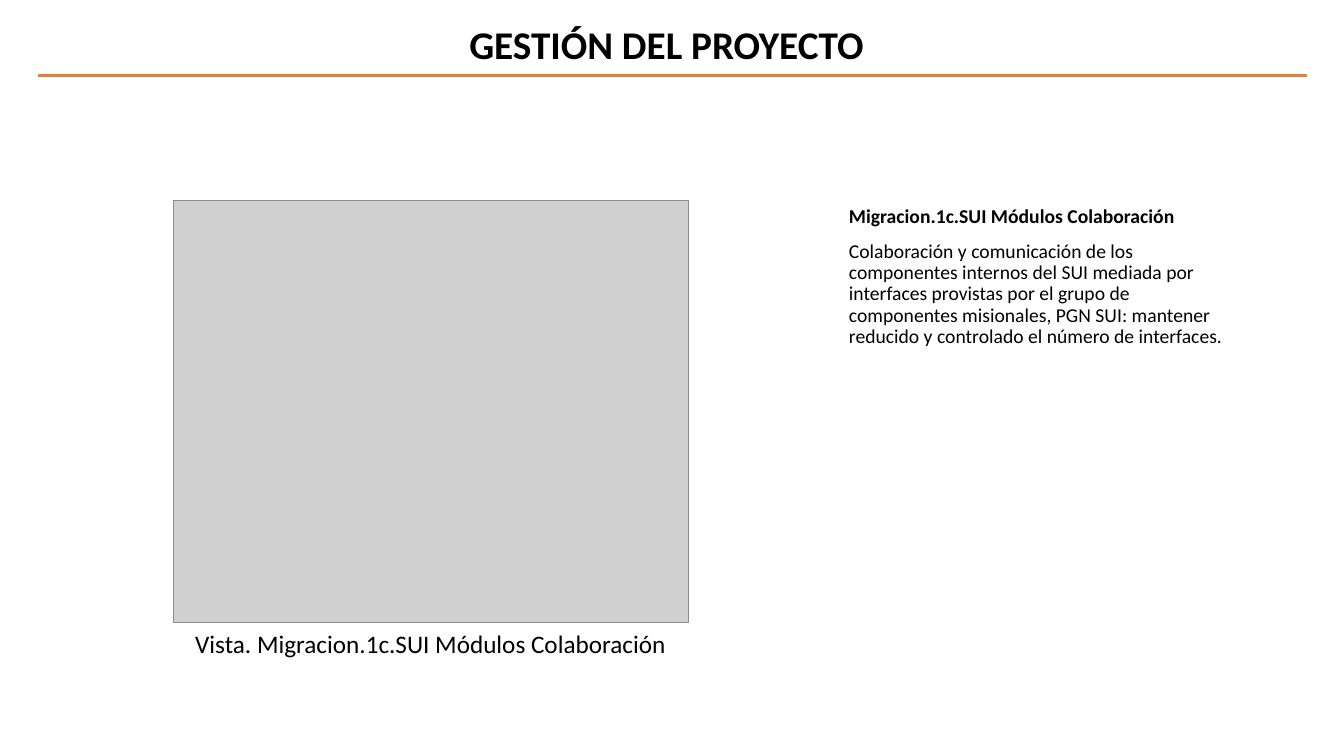
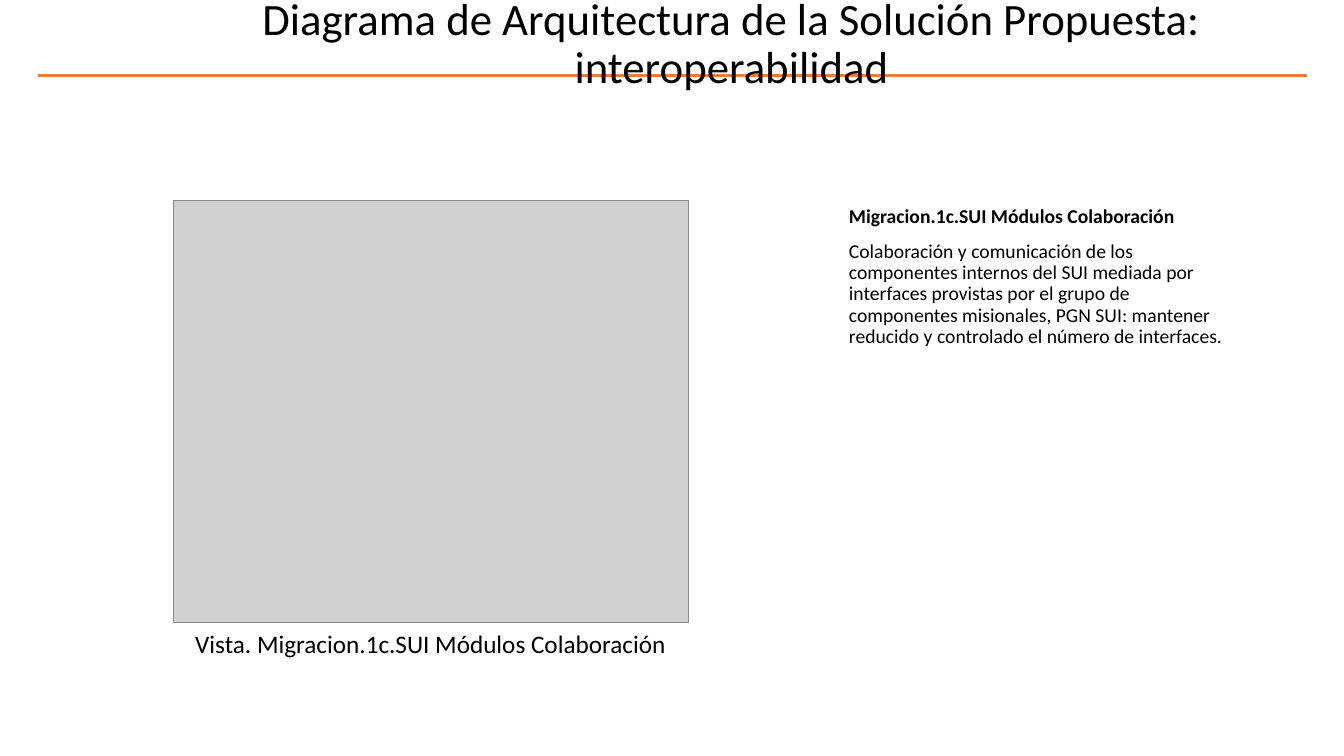
Before and after one commit to hwong23/pgn-078, a slide deck: slide 6 of content/pptxoutpt.pptx. Drawn at 1344x756 pixels with LibreOffice and Linux fonts; fonts in the diff are those of the drawing; grey boxes stand for pictures; background and template pictures are left out. Boxes give left, top, right and bottom in pixels: in the first picture for what was removed or moved away, otherwise in the second. Text is boxed around its words. In the diff, an @@ line names an element or a change of style, - is before the commit and + after.

```diff
--- a/content/pptxoutpt.pptx
+++ b/content/pptxoutpt.pptx
@@ title added at bbox=[262, 4, 1199, 91], 32 pt, text #000000 @@
+Diagrama de Arquitectura de la Solución Propuesta: interoperabilidad
@@ text removed at bbox=[469, 26, 863, 60] @@
-GESTIÓN DEL PROYECTO
```
Also in this commit, not shown: 11 other slides changed, 2 other files.
